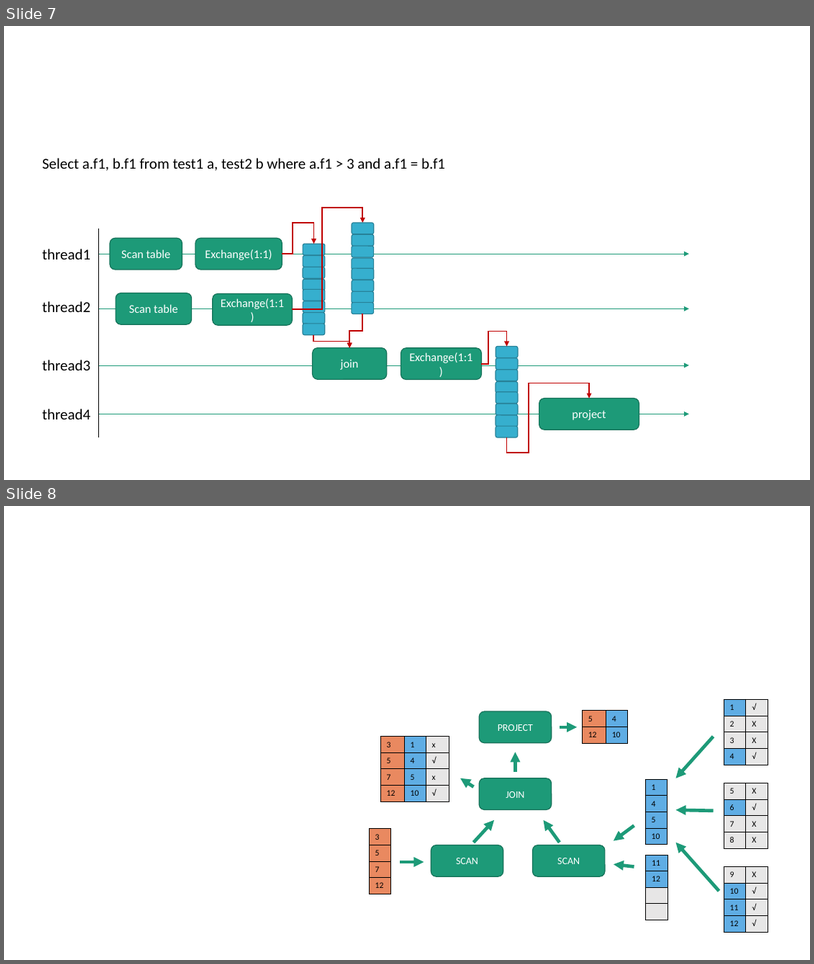
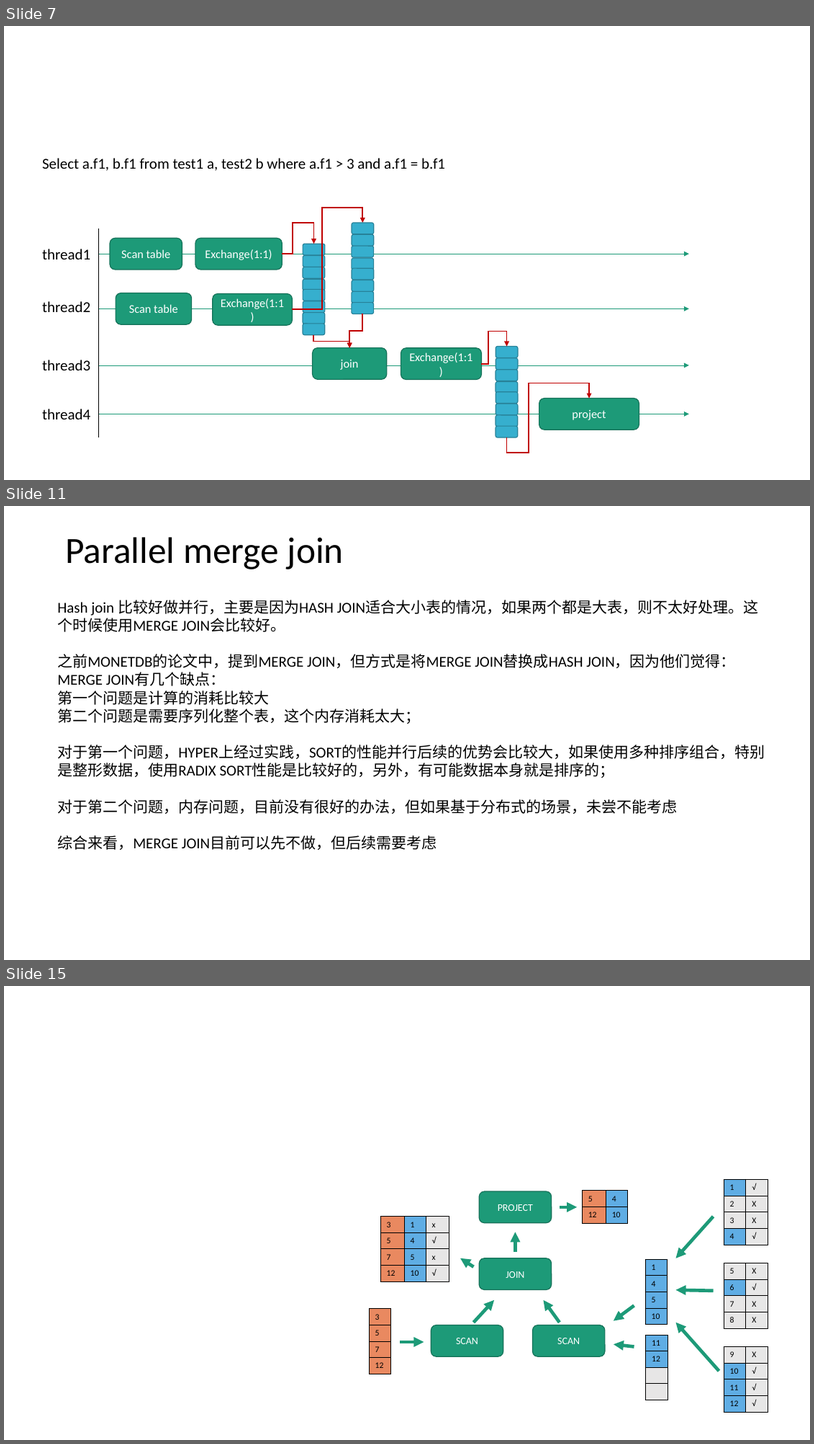
Before and after one commit to scott-zgeng/thor, a slide deck: doc/thor architecture.pptx. Shown one above the other, each under a label of ours: slides 7 and 8 before the commit, slides 7, 11 and 15 after it; the slides between them are not shown. The pictures are 814x964 and 814x1444 pixels, drawn with LibreOffice and Linux fonts; fonts in the diff are those of the drawing. Boxes give left, top, right and bottom in pixels: in the first picture for what was removed or moved away, otherwise in the second. Text is boxed around its words. In the diff, an @@ line names an element or a change of style, - is before the commit and + after.

```diff
--- a/doc/thor architecture.pptx
+++ b/doc/thor architecture.pptx
@@ slide 11 added at [4, 506, 810, 960], background #FFFFFF @@
@@ title added at [65, 537, 344, 569], 44 pt, text #000000 @@
+Parallel merge join
@@ text added at [57, 600, 765, 849], 18 pt, text #000000 @@
+Hash join 比较好做并行，主要是因为HASH JOIN适合大小表的情况，如果两个都是大表，则不太好处理。这个时候使用MERGE JOIN会比较好。
+之前MONETDB的论文中，提到MERGE JOIN，但方式是将MERGE JOIN替换成HASH JOIN，因为他们觉得：
+MERGE JOIN有几个缺点：
+第一个问题是计算的消耗比较大
+第二个问题是需要序列化整个表，这个内存消耗太大；
+对于第一个问题，HYPER上经过实践，SORT的性能并行后续的优势会比较大，如果使用多种排序组合，特别是整形数据，使用RADIX SORT性能是比较好的，另外，有可能数据本身就是排序的；
+对于第二个问题，内存问题，目前没有很好的办法，但如果基于分布式的场景，未尝不能考虑
+综合来看，MERGE JOIN目前可以先不做，但后续需要考虑
@@ what was slide 8 is now slide 15 @@
```
Also in this commit, not shown: 6 other slides added, 3 other files.
